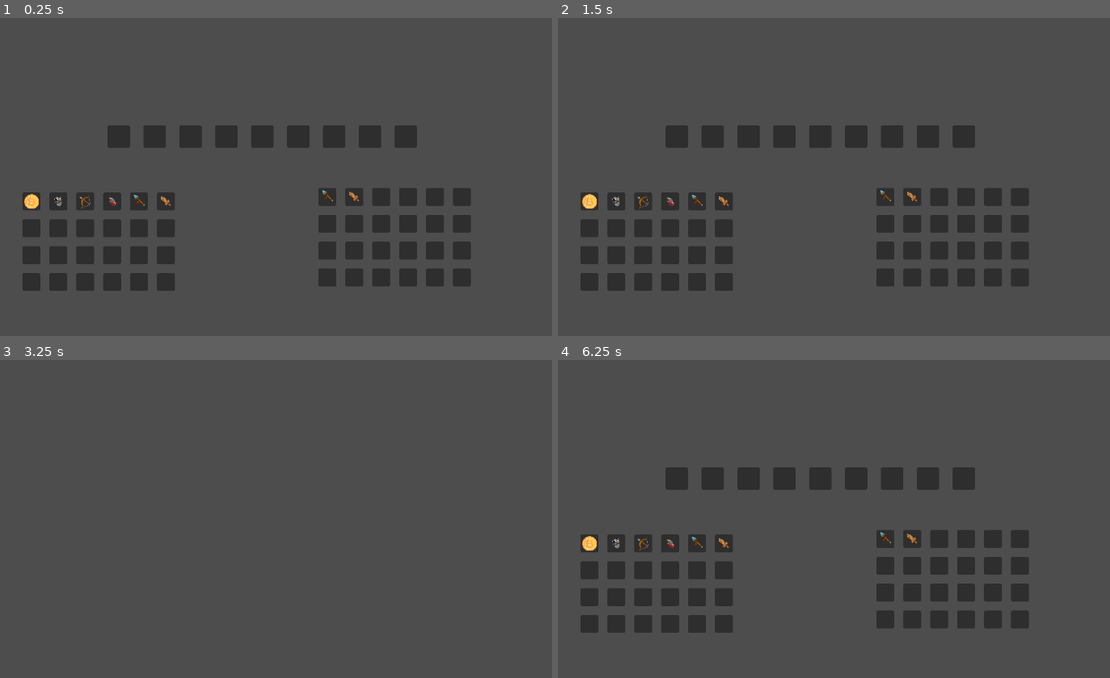
Above: before the commit, frames 1-4 (two rows, left to right).
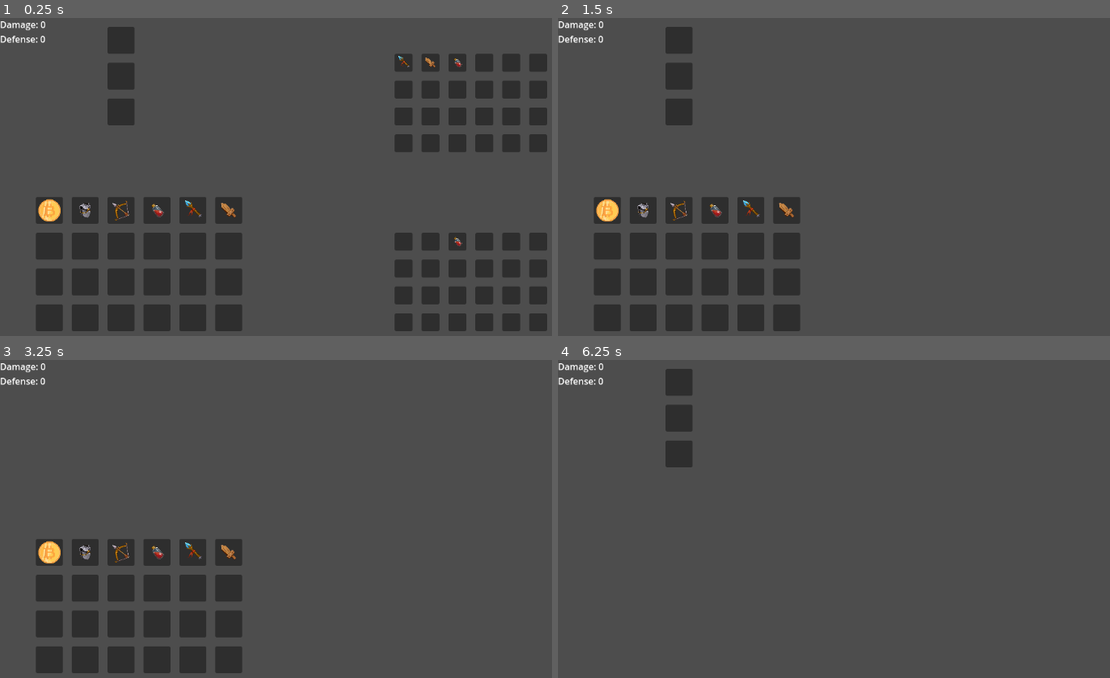
Above: after the commit, the same moments.

Repository: HuskyGameDev/2025s-team8
Game: Godot game, scene res://node_2d.tscn
Same seed, same stepped clock (60 frames per second), same inputs: the game is played once before the commit and once after it. Before the commit the project starts from res://inventory/temp art/node_2d.tscn.
Inputs:
- Up to frame 1 (0.25 s): no input
- Up to frame 2 (1.5 s): tap Enter at 0.5 s; tap G at 0.6 s; tap E at 0.8, 1.35 s; tap Space at 1.25 s
- Up to frame 3 (3.25 s): tap F at 1.55, 2.1 s; tap Enter at 2 s; tap G at 2.3, 2.85 s; tap Space at 2.75 s; tap E at 3.05 s
- Up to frame 4 (6.25 s): tap Enter at 3.5 s; tap E at 3.6, 5.3, 5.85 s; tap F at 3.8, 4.35, 6.05 s; tap Space at 4.25 s; tap G at 4.55, 5.1 s

The runs differ from the first frame. In frame 1, 25% of the frame differs, in the area x 0-100%, y 1-99%; in frame 2, 18%; in frame 3, 9.7%; in frame 4, 12%.

Commit message:
Temp visibility and displaying values
Added temp functions to set the visibility of the different parts of the inventories and figured out how to display the player values so that they can be shown during end of semester playtesting. Really now just need to integrate with all other work and tweak small things.

Diff:
--- a/inventory/temp art/node_2d.tscn
+++ /dev/null
@@ -1,118 +0,0 @@
-[gd_scene load_steps=4 format=3 uid="uid://h65kwo5pyyxy"]
-
-[ext_resource type="Script" path="res://scripts/inventory_slot.gd" id="1_at884"]
-[ext_resource type="Script" path="res://scripts/player_inv.gd" id="2_cbjcl"]
-[ext_resource type="Script" path="res://chest_inv.gd" id="3_1h4fo"]
-
-[node name="Control" type="Control"]
-layout_mode = 3
-anchors_preset = 15
-anchor_right = 1.0
-anchor_bottom = 1.0
-grow_horizontal = 2
-grow_vertical = 2
-
-[node name="InventorySlot" type="PanelContainer" parent="."]
-layout_mode = 0
-offset_left = 512.0
-offset_top = 192.0
-offset_right = 552.0
-offset_bottom = 232.0
-script = ExtResource("1_at884")
-type = 1
-
-[node name="InventorySlot2" type="PanelContainer" parent="."]
-layout_mode = 0
-offset_left = 704.0
-offset_top = 192.0
-offset_right = 744.0
-offset_bottom = 232.0
-script = ExtResource("1_at884")
-type = 1
-
-[node name="InventorySlot3" type="PanelContainer" parent="."]
-layout_mode = 0
-offset_left = 256.0
-offset_top = 192.0
-offset_right = 296.0
-offset_bottom = 232.0
-script = ExtResource("1_at884")
-type = 1
-
-[node name="InventorySlot4" type="PanelContainer" parent="."]
-layout_mode = 0
-offset_left = 448.0
-offset_top = 192.0
-offset_right = 488.0
-offset_bottom = 232.0
-script = ExtResource("1_at884")
-type = 1
-
-[node name="InventorySlot5" type="PanelContainer" parent="."]
-layout_mode = 0
-offset_left = 576.0
-offset_top = 192.0
-offset_right = 616.0
-offset_bottom = 232.0
-script = ExtResource("1_at884")
-type = 1
-
-[node name="InventorySlot6" type="PanelContainer" parent="."]
-layout_mode = 0
-offset_left = 640.0
-offset_top = 192.0
-offset_right = 680.0
-offset_bottom = 232.0
-script = ExtResource("1_at884")
-type = 1
-
-[node name="InventorySlot7" type="PanelContainer" parent="."]
-layout_mode = 0
-offset_left = 384.0
-offset_top = 192.0
-offset_right = 424.0
-offset_bottom = 232.0
-script = ExtResource("1_at884")
-type = 1
-
-[node name="InventorySlot8" type="PanelContainer" parent="."]
-layout_mode = 0
-offset_left = 192.0
-offset_top = 192.0
-offset_right = 232.0
-offset_bottom = 232.0
-script = ExtResource("1_at884")
-type = 1
-
-[node name="InventorySlot9" type="PanelContainer" parent="."]
-layout_mode = 0
-offset_left = 320.0
-offset_top = 192.0
-offset_right = 360.0
-offset_bottom = 232.0
-script = ExtResource("1_at884")
-type = 1
-
-[node name="Grid" type="GridContainer" parent="."]
-unique_name_in_owner = true
-layout_mode = 0
-offset_left = 40.0
-offset_top = 312.0
-offset_right = 456.0
-offset_bottom = 544.0
-theme_override_constants/h_separation = 16
-theme_override_constants/v_separation = 16
-columns = 6
-script = ExtResource("2_cbjcl")
-
-[node name="Chest" type="GridContainer" parent="."]
-unique_name_in_owner = true
-layout_mode = 0
-offset_left = 568.0
-offset_top = 304.0
-offset_right = 1008.0
-offset_bottom = 536.0
-theme_override_constants/h_separation = 16
-theme_override_constants/v_separation = 16
-columns = 6
-script = ExtResource("3_1h4fo")
--- /dev/null
+++ b/node_2d.tscn
@@ -0,0 +1,77 @@
+[gd_scene load_steps=4 format=3 uid="uid://h65kwo5pyyxy"]
+
+[ext_resource type="Script" path="res://scripts/inventory_slot.gd" id="1_c6kff"]
+[ext_resource type="Script" path="res://scripts/player_inv.gd" id="2_hcslw"]
+[ext_resource type="Script" path="res://scripts/chest_inv.gd" id="3_yb10t"]
+
+[node name="Control" type="Control"]
+layout_mode = 3
+anchors_preset = 15
+anchor_right = 1.0
+anchor_bottom = 1.0
+grow_horizontal = 2
+grow_vertical = 2
+
+[node name="Armor" type="PanelContainer" parent="."]
+layout_mode = 0
+offset_left = 192.0
+offset_top = 80.0
+offset_right = 240.0
+offset_bottom = 128.0
+script = ExtResource("1_c6kff")
+
+[node name="Weapon" type="PanelContainer" parent="."]
+layout_mode = 0
+offset_left = 192.0
+offset_top = 16.0
+offset_right = 240.0
+offset_bottom = 64.0
+script = ExtResource("1_c6kff")
+type = 1
+
+[node name="Rand" type="PanelContainer" parent="."]
+layout_mode = 0
+offset_left = 192.0
+offset_top = 144.0
+offset_right = 240.0
+offset_bottom = 192.0
+script = ExtResource("1_c6kff")
+type = 2
+
+[node name="Player_inv" type="GridContainer" parent="."]
+layout_mode = 0
+offset_left = 64.0
+offset_top = 320.0
+offset_right = 640.0
+offset_bottom = 640.0
+theme_override_constants/h_separation = 16
+theme_override_constants/v_separation = 16
+columns = 6
+script = ExtResource("2_hcslw")
+
+[node name="Chest1" type="GridContainer" parent="."]
+layout_mode = 0
+offset_left = 704.0
+offset_top = 384.0
+offset_right = 1152.0
+offset_bottom = 640.0
+theme_override_constants/h_separation = 16
+theme_override_constants/v_separation = 16
+columns = 6
+script = ExtResource("3_yb10t")
+
+[node name="Chest2" type="GridContainer" parent="."]
+layout_mode = 0
+offset_left = 704.0
+offset_top = 64.0
+offset_right = 1152.0
+offset_bottom = 320.0
+theme_override_constants/h_separation = 16
+theme_override_constants/v_separation = 16
+columns = 6
+script = ExtResource("3_yb10t")
+
+[node name="Label" type="Label" parent="."]
+layout_mode = 0
+offset_right = 176.0
+offset_bottom = 104.0
--- a/project.godot
+++ b/project.godot
@@ -11,13 +11,13 @@
 [application]
 
 config/name="Hell's Dungeon"
-run/main_scene="res://inventory/temp art/node_2d.tscn"
+run/main_scene="res://node_2d.tscn"
 config/features=PackedStringArray("4.3", "Forward Plus")
 config/icon="res://icon.svg"
 
 [autoload]
 
-Temp="*res://Temp.gd"
+Temp="*res://scripts/Temp.gd"
 
 [dotnet]
 
--- a/Temp.gd
+++ b/scripts/Temp.gd
@@ -1,6 +1,9 @@
 class_name Stats
-extends Node
+extends Label
 
 #Temp script to ensure that the inventory items would correctly affect stats
 @export var def: int = 0
 @export var dam: int = 0
+
+func _process(_delta):
+	text = ("Damage: " + str(dam) + "\nDefense: " + str(def))
--- a/chest_inv.gd
+++ b/scripts/chest_inv.gd
@@ -25,7 +25,8 @@
 	for i in 24:
 		var slot := InventorySlot.new()
 		slot.init(ItemData.Type.MAIN, Vector2(32, 32))
-		%Chest.add_child(slot)
+		#%Chest.add_child(slot)
+		self.add_child(slot)
 
 	var cur_items: int = 0
 	var rand_value: int = 0
@@ -38,14 +39,28 @@
 			rand_value = rand.randi_range(1, 100)
 
 			if item.data.Rarity.Common and rand_value > 20:
-				%Chest.get_child(i).add_child(item)
+				#%Chest.get_child(i).add_child(item)
+				self.get_child(i).add_child(item)
 				cur_items += 1
 			elif item.data.Rarity.Uncommon and rand_value > 40:
-				%Chest.get_child(i).add_child(item)
+				#%Chest.get_child(i).add_child(item)
+				self.get_child(i).add_child(item)
 				cur_items += 1
 			elif item.data.Rarity.Rare and rand_value > 60:
-				%Chest.get_child(i).add_child(item)
+				#%Chest.get_child(i).add_child(item)
+				self.get_child(i).add_child(item)
 				cur_items += 1
 			elif item.data.Rarity.Legendary and rand_value > 80:
-				%Chest.get_child(i).add_child(item)
+				#%Chest.get_child(i).add_child(item)
+				self.get_child(i).add_child(item)
 				cur_items += 1
+
+func _input(event):
+	if event is InputEventKey and event.is_released():
+		if event.keycode == KEY_G:
+			if visible:
+				hide()
+				#print("Here")
+			else:
+				show()
+				#print("Not here")
--- a/scripts/inventory_slot.gd
+++ b/scripts/inventory_slot.gd
@@ -2,13 +2,12 @@
 extends PanelContainer
 
 @export var type: ItemData.Type
-var shown: bool = true
 
 func init(t: ItemData.Type, vec: Vector2) -> void:
 	type = t
 	custom_minimum_size = vec
 
-func _can_drop_data(at_position: Vector2, data: Variant) -> bool:
+func _can_drop_data(_at_position: Vector2, data: Variant) -> bool:
 	if data is InventoryItem:
 		if type == ItemData.Type.MAIN:
 			if get_child_count() == 0:
@@ -24,7 +23,7 @@
 #https://www.youtube.com/watch?v=UUzuUzPVNrE
 #All prints are currently used for testing
 #Data is the item being dragged, item is the item its being swapped with
-func _drop_data(at_position: Vector2, data: Variant) -> void:
+func _drop_data(_at_position: Vector2, data: Variant) -> void:
 	#if slot already has an item
 	if get_child_count() > 0:
 		var item := get_child(0)
@@ -73,14 +72,14 @@
 	data.reparent(self)
 
 #Most likely a temp function but allows for the inventory to have its visibility changed
+#When actual input is decided, this function will most likely be moved to the individual inventories
+#Currently each inventory is set to a different key
 func _input(event):
 	if event is InputEventKey and event.is_released():
-		if event.keycode == KEY_E:
-			if shown:
+		if event.keycode == KEY_E and type != ItemData.Type.MAIN:
+			if visible:
 				hide()
-				shown = false
 				#print("Here")
 			else:
 				show()
-				shown = true
 				#print("Not here")
--- a/scripts/player_inv.gd
+++ b/scripts/player_inv.gd
@@ -10,13 +10,26 @@
 	preload("res://inventory/items/sword.tres").duplicate()
 ]
 
+
 func _ready():
 	#creates a number of slots
 	for i in 24:
 		var slot := InventorySlot.new()
-		slot.init(ItemData.Type.MAIN, Vector2(32, 32))
-		%Grid.add_child(slot)
+		slot.init(ItemData.Type.MAIN, Vector2(48, 48))
+		self.add_child(slot)
 	for i in items_to_load.size():
 		var item = InventoryItem.new(null)
 		item._init(items_to_load[i])
-		%Grid.get_child(i).add_child(item)
+		self.get_child(i).add_child(item)
+
+func _input(event):
+	if event is InputEventKey and event.is_released():
+		if event.keycode == KEY_F:
+			if visible:
+				hide()
+				#shown = false
+				#print("Here")
+			else:
+				show()
+				#shown = true
+				#print("Not here")
